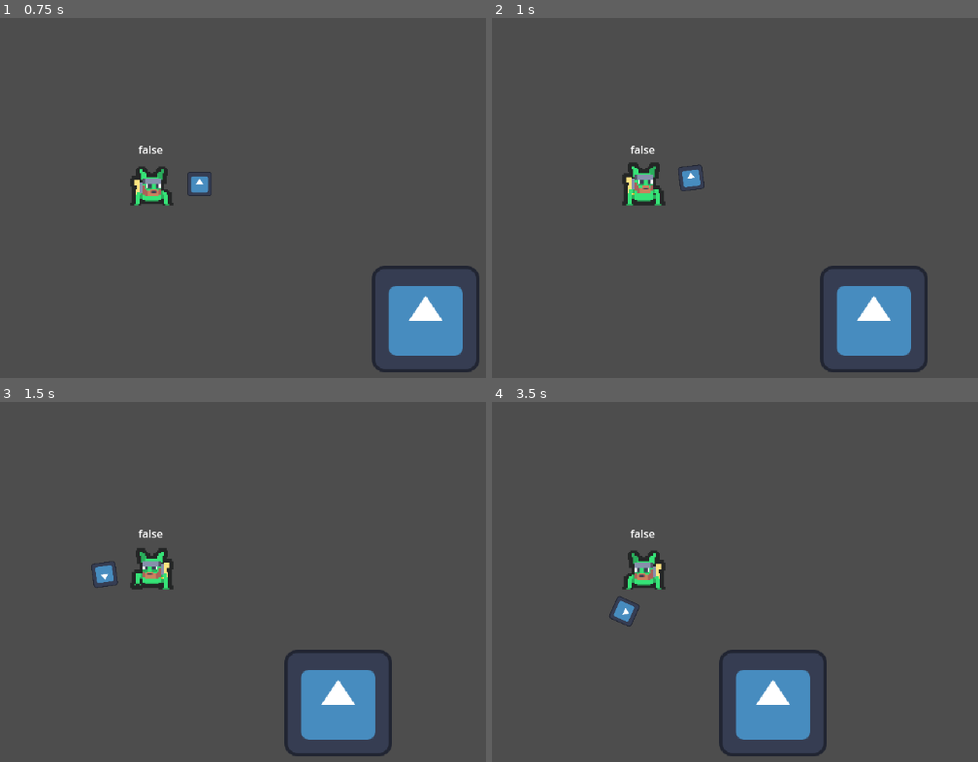
Above: before the commit, frames 1-4 (two rows, left to right).
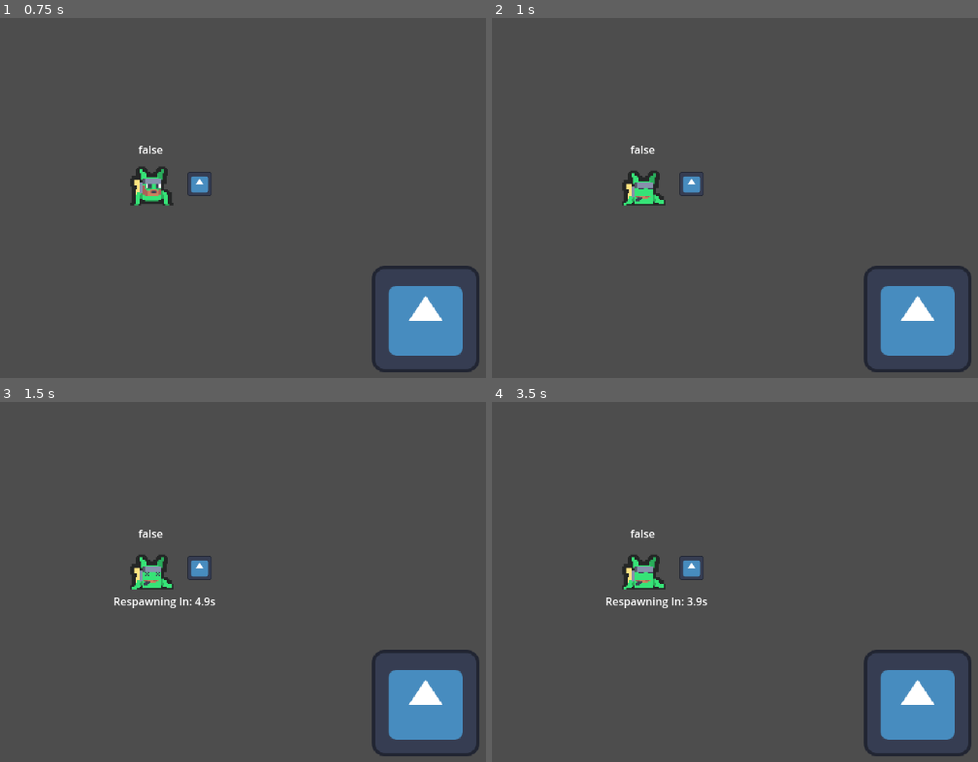
Above: after the commit, the same moments.

Repository: naixsu/CROCPNG
Game: Godot game, scene res://Scenes/Testing/TestBulletHell.tscn
The game is run twice, just before and just after one commit, with the same random seed, the same clock (stepped at 60 frames per second) and the same inputs. This scene is started directly instead of the project's main scene. The engine's default icon, where the game draws it, is replaced by a stand-in: a white triangle on a blue panel in a dark square.
Inputs (mouse positions are in pixels of both pictures, inside the frame that each line leads up to):
- Up to frame 1 (0.75 s): tap Enter (ui_accept) at 0.5 s; move the mouse to (320, 162) at 0.52 s; hold D (Right) from 0.53 s (still down); hold Right mouse button (Spawn) from 0.53 s (still down)
- Up to frame 2 (1 s): keep holding D (Right); keep holding Right mouse button (Spawn); tap Enter (ui_accept) at 0.77, 0.8 s
- Up to frame 3 (1.5 s): keep holding D (Right); tap Enter (ui_accept) at 1.07, 1.35 s; move the mouse to (outside the picture) at 1.27 s; release Right mouse button (Spawn) at 1.28 s
- Up to frame 4 (3.5 s): tap Enter (ui_accept) at 1.52, 1.82, 2.3, 3.02, 3.32 s; right-click (outside the picture) at 1.55 s; move the mouse to (720, 474) at 2.02 s; release D (Right) at 2.03 s; press the mouse at (720, 474) at 2.03 s; hold A (Left) 2.03-2.78 s; move the mouse to (603, 654) at 2.77 s; release the mouse at (603, 654) at 2.78 s; hold D (Right) from 2.78 s (still down); right-click (603, 654) at 2.85 s

Frame 1 is identical in both runs. In frame 2, 5.4% of the frame differs, in the area x 26-99%, y 40-99%; in frame 3, 8.7%; in frame 4, 9.0%, in the area x 23-99%, y 41-99%.
Error before the commit: Attempt to call function 'connect' in base 'null instance' on a null instance. (res://Scripts/Player/Player.gd:47)
Error after the commit: Attempt to call function 'connect' in base 'null instance' on a null instance. (res://Scripts/Player/Player.gd:52)

Commit message:
Respawn
Press space to die for now

Diff:
--- a/Scenes/Player/Player.tscn
+++ b/Scenes/Player/Player.tscn
@@ -161,6 +161,30 @@
 properties/5/spawn = true
 properties/5/sync = true
 properties/5/watch = false
+properties/6/path = NodePath(".:dead")
+properties/6/spawn = true
+properties/6/sync = true
+properties/6/watch = false
+properties/7/path = NodePath("AnimatedSprite2D:animation")
+properties/7/spawn = true
+properties/7/sync = true
+properties/7/watch = false
+properties/8/path = NodePath(".:respawn")
+properties/8/spawn = true
+properties/8/sync = true
+properties/8/watch = false
+properties/9/path = NodePath("Respawn/RespawnLabel:text")
+properties/9/spawn = true
+properties/9/sync = true
+properties/9/watch = false
+properties/10/path = NodePath(".:displayRespawn")
+properties/10/spawn = true
+properties/10/sync = true
+properties/10/watch = false
+properties/11/path = NodePath("AnimatedSprite2D:frame")
+properties/11/spawn = true
+properties/11/sync = true
+properties/11/watch = false
 
 [node name="Player" type="CharacterBody2D" groups=["Player"]]
 collision_mask = 4
@@ -174,7 +198,7 @@
 texture_filter = 1
 scale = Vector2(2, 2)
 sprite_frames = SubResource("SpriteFrames_u23x5")
-animation = &"idle"
+animation = &"death"
 
 [node name="CollisionShape2D" type="CollisionShape2D" parent="."]
 position = Vector2(0, 3)
@@ -216,3 +240,20 @@
 offset_bottom = -40.0
 grow_horizontal = 2
 grow_vertical = 2
+
+[node name="Respawn" type="Node2D" parent="."]
+
+[node name="RespawnLabel" type="Label" parent="Respawn"]
+visible = false
+offset_left = -57.0
+offset_top = 38.0
+offset_right = 65.0
+offset_bottom = 64.0
+text = "Respawning In: "
+
+[node name="RespawnTimer" type="Timer" parent="Respawn"]
+wait_time = 5.0
+one_shot = true
+
+[connection signal="animation_finished" from="AnimatedSprite2D" to="." method="_on_animated_sprite_2d_animation_finished"]
+[connection signal="timeout" from="Respawn/RespawnTimer" to="." method="_on_respawn_timer_timeout"]
--- a/Scenes/Testing/NaixTestScenes/ReadyPrompt.tscn
+++ b/Scenes/Testing/NaixTestScenes/ReadyPrompt.tscn
@@ -28,6 +28,19 @@
 grow_horizontal = 2
 text = "Ready"
 
+[node name="Respawn" type="Label" parent="."]
+visible = false
+anchors_preset = 5
+anchor_left = 0.5
+anchor_right = 0.5
+offset_left = -102.5
+offset_top = 322.0
+offset_right = 102.5
+offset_bottom = 348.0
+grow_horizontal = 2
+text = "Respawning In:"
+horizontal_alignment = 1
+
 [node name="WaveNotif" type="Label" parent="."]
 visible = false
 anchors_preset = 5
--- a/Scripts/Player/Player.gd
+++ b/Scripts/Player/Player.gd
@@ -23,15 +23,20 @@
 
 @onready var readyPrompt = get_tree().get_root().get_node("TestMultiplayerScene/ReadyPrompt")
 @onready var readyLabel = $ReadyLabel
+@onready var respawnNode = $Respawn # Avoiding variable names (resoawn)
+@onready var respawnLabel = $Respawn/RespawnLabel
+@onready var respawnTimer = $Respawn/RespawnTimer
 
 # Signals here
 signal player_fired_bullet(bullet, pos, dir)
 signal update_ready
 
 # Other global vars here
-var dead = false
+@export var dead = false
 var spawn_points = []
 @export var readyState = false # had to avoid 'ready' builtin keyword
+@export var respawn = false
+@export var displayRespawn = false
 # multiplayer syncing
 #var syncPos = Vector2(0, 0)
 #var syncRot = 0
@@ -56,6 +61,13 @@
 func _process(delta):
 	readyLabel.text = str(readyState)
 
+	if respawn:
+		respawnTimer.start()
+		respawnLabel.show()
+		displayRespawn = true
+
+	if displayRespawn:
+		display_respawn()
 
 func _physics_process(delta):
 	if multiplayerSynchronizer.get_multiplayer_authority() == multiplayer.get_unique_id():
@@ -73,8 +85,9 @@
 		# TODO:
 		# Remove this later when adding the actual death feature
 		if Input.is_action_just_pressed("ui_accept"):
-			dead = not dead
-			anim.play("death")
+			die.rpc()
+
+
 
 #		if Input.is_action_just_pressed("Spawn"):
 #			var e = Enemy.instantiate()
@@ -104,7 +117,7 @@
 	# TODO:
 	# Handle Weapon stuff in a separate node for reusability
 	# using signals to fire off from Weapon -> Player -> BulletManager
-	if multiplayerSynchronizer.get_multiplayer_authority() == multiplayer.get_unique_id():
+	if multiplayerSynchronizer.get_multiplayer_authority() == multiplayer.get_unique_id() and not dead:
 		if event.is_action_pressed("Fire"):
 			fire.rpc()
 
@@ -209,3 +222,34 @@
 ##	var multiplayerController = root.get_node("Multiplayer")
 ##	multiplayerController.test_pass(str(name), idSelf, readyState)
 #	update_ready_state.emit()
+
+
+@rpc("any_peer", "call_local")
+func die():
+	dead = true
+	anim.play("death")
+
+func _on_animated_sprite_2d_animation_finished():
+	if multiplayerSynchronizer.get_multiplayer_authority() == multiplayer.get_unique_id():
+		start_respawn.rpc()
+
+@rpc("any_peer", "call_local")
+func start_respawn():
+	respawn = true
+
+func display_respawn():
+	respawn = false
+	respawnLabel.text = "Respawning In: %0.1fs" % respawnTimer.time_left
+
+func _on_respawn_timer_timeout():
+	var root = get_tree().get_root()
+	var playerSpawnPoint = root.get_node("TestMultiplayerScene/PlayerSpawnPoints")
+	var spawnPoints = playerSpawnPoint.get_children()
+
+	var randomIndex = randi_range(0, spawnPoints.size() - 1)
+	var randomSpawnPoint = spawnPoints[randomIndex].position
+
+	self.position = randomSpawnPoint
+
+	dead = false
+	respawnLabel.hide()
--- a/Scripts/Testing/NaixTestScripts/ReadyPrompt.gd
+++ b/Scripts/Testing/NaixTestScripts/ReadyPrompt.gd
@@ -9,7 +9,7 @@
 @onready var playerReadyCount = $PlayerReadyCount
 @onready var waveNotif = $WaveNotif
 @onready var waveCountdown = $WaveNotif/WaveCountdown
-#@onready var players = GameManager.players # init player dict
+@onready var respawnLabel = $Respawn
 
 @export var readyCount : int = 0
 
@@ -24,6 +24,7 @@
 func _on_ready_button_button_down():
 #	ready_up.rpc()
 	ready_up()
+
 
 func _physics_process(delta):
 	if showReady:
@@ -44,7 +45,6 @@
 			checkForEnemies = false
 			showReady = true
 			playerReadyCount.show()
-
 
 func display_countdown():
 	startCountdown = false
